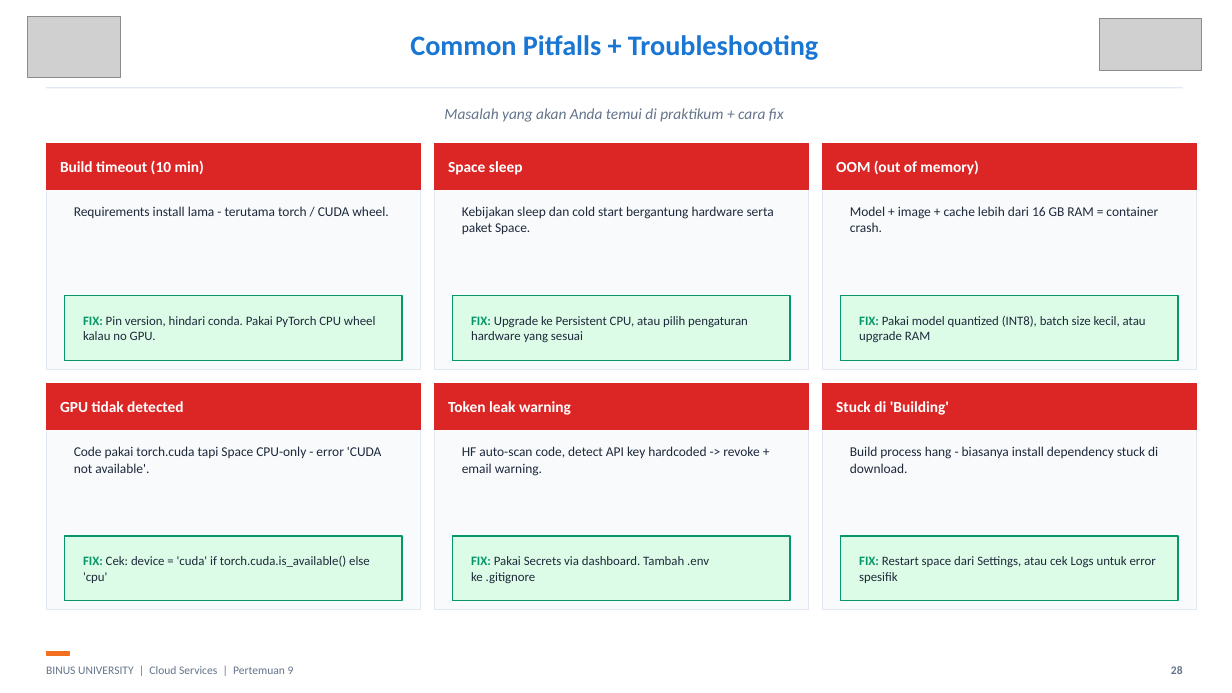
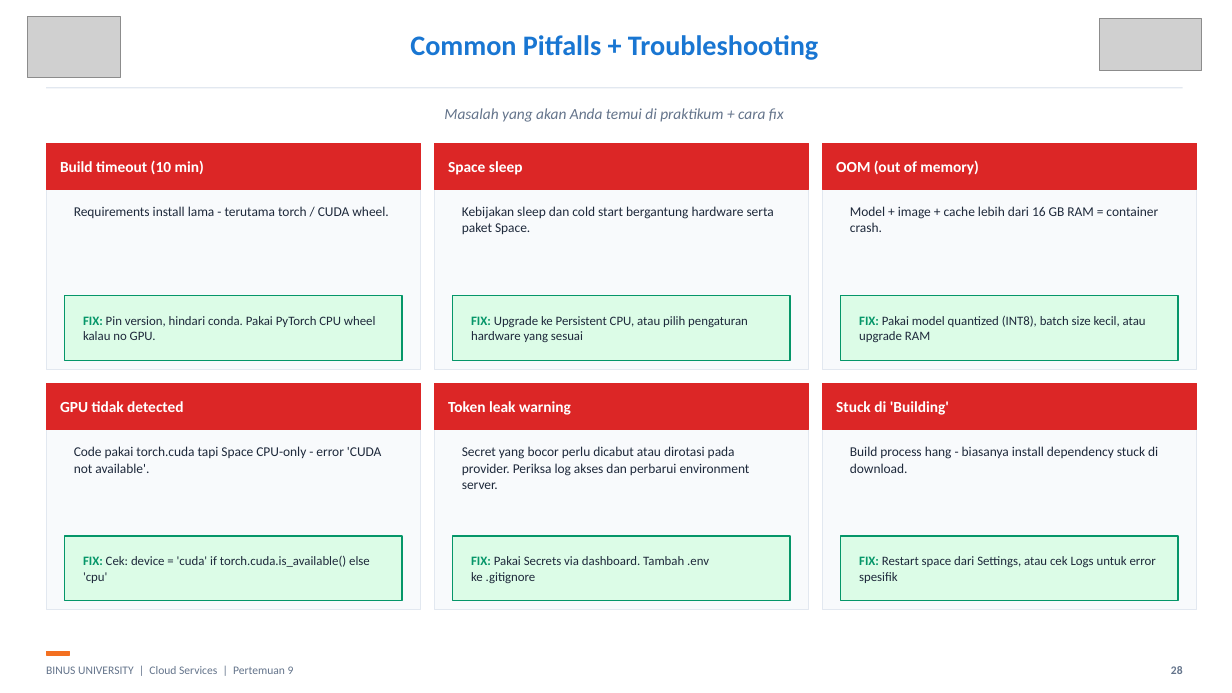
Before and after one commit to SeedFlora/meet9CloudService, a slide deck: slide 28 of slides/Teori_Pertemuan_09.pptx. Drawn at 1232x693 pixels with LibreOffice and Linux fonts; fonts in the diff are those of the drawing; grey boxes stand for pictures. Boxes give left, top, right and bottom in pixels: in the first picture for what was removed or moved away, otherwise in the second. Text is boxed around its words. In the diff, an @@ line names an element or a change of style, - is before the commit and + after.

```diff
--- a/slides/Teori_Pertemuan_09.pptx
+++ b/slides/Teori_Pertemuan_09.pptx
@@ text at [462,446,750,489]: text changed @@
-HF auto-scan code, detect API key hardcoded -> revoke + email warning.
+Secret yang bocor perlu dicabut atau dirotasi pada provider. Periksa log akses dan perbarui environment server.
```
Also in this commit, not shown: 7 other slides changed, 5 other files.
